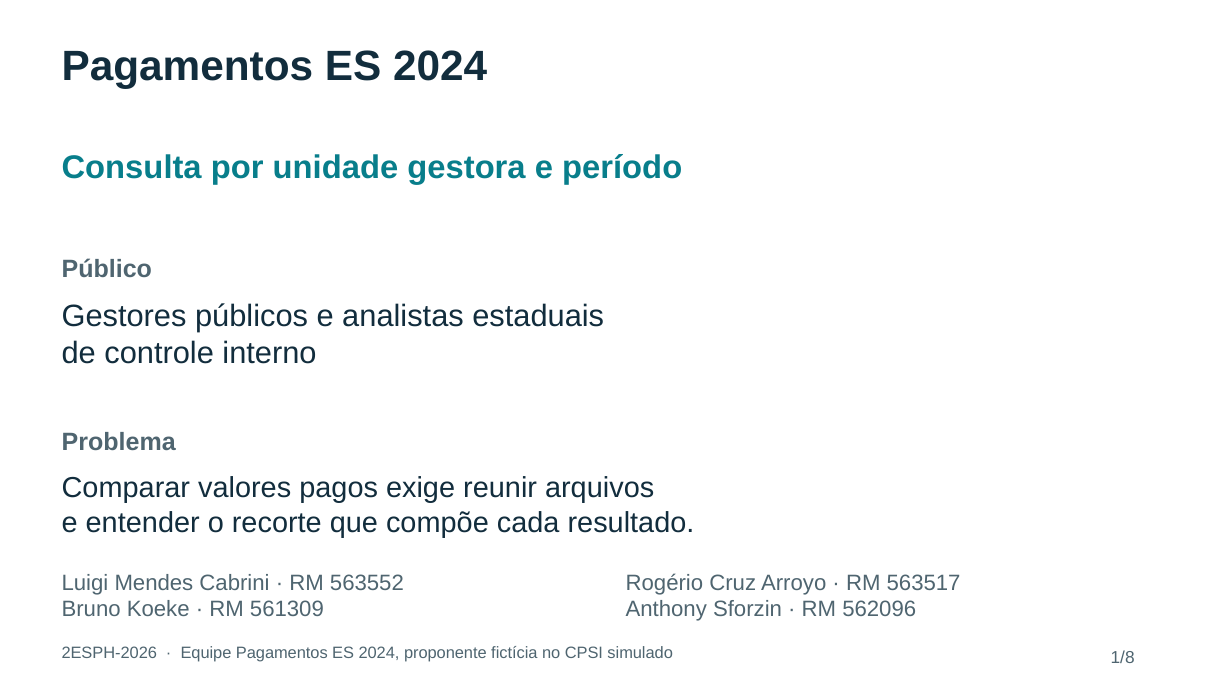
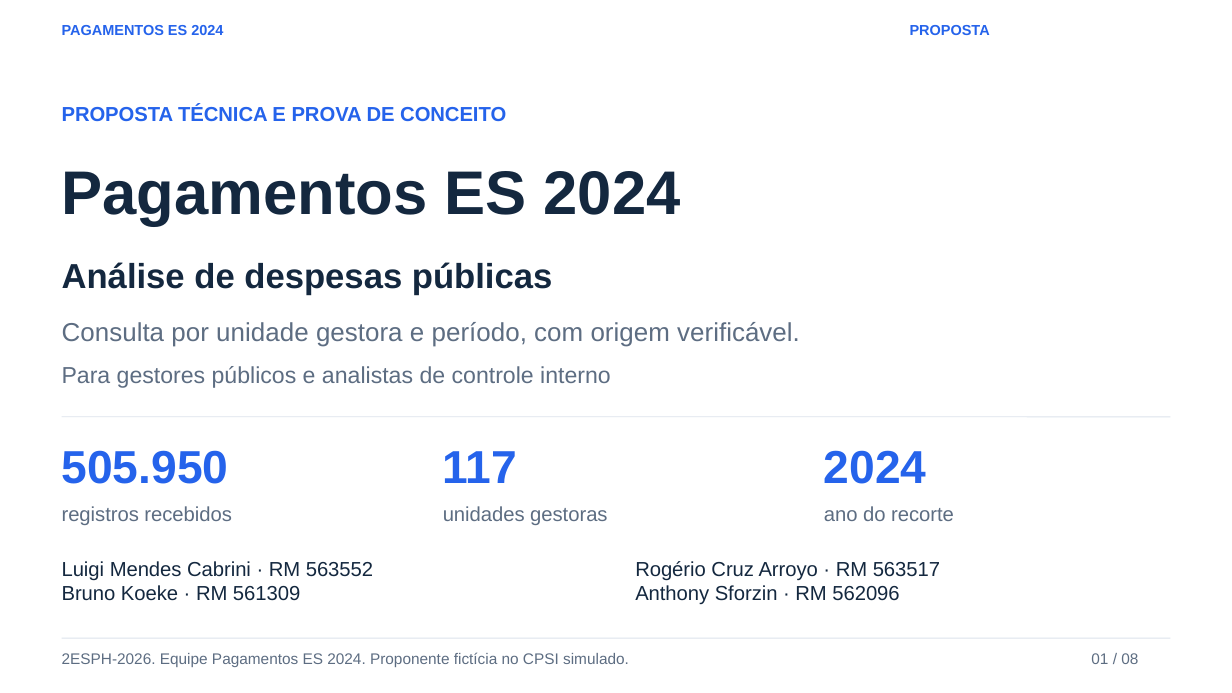
Before and after one commit to Stratfy/cp5-data, a slide deck: slide 1 of docs/apresentacao_pagamentos_es_2024.pptx. Drawn at 1232x693 pixels with LibreOffice and Linux fonts; fonts in the diff are those of the drawing. Boxes give left, top, right and bottom in pixels: in the first picture for what was removed or moved away, otherwise in the second. Text is boxed around its words. In the diff, an @@ line names an element or a change of style, - is before the commit and + after.

```diff
--- a/docs/apresentacao_pagamentos_es_2024.pptx
+++ b/docs/apresentacao_pagamentos_es_2024.pptx
@@ text added at [62, 25, 223, 35], 11.2 pt, text #2563EB, bold @@
+PAGAMENTOS ES 2024
@@ text added at [910, 25, 990, 35], 11.2 pt, text #2563EB, bold @@
+PROPOSTA
@@ text added at [62, 105, 506, 122], 15.8 pt, text #2563EB, bold @@
+PROPOSTA TÉCNICA E PROVA DE CONCEITO
@@ text "Pagamentos ES 2024": place and size @@
-text "Pagamentos ES 2024" at [62, 50, 487, 89]
+text "Pagamentos ES 2024" at [62, 171, 681, 226]
@@ text "Pagamentos ES 2024" at [62, 171, 681, 226]: size 33 to 48 pt, text colour #122D3D to #14283F @@
@@ text removed at [62, 258, 152, 277] @@
-Público
@@ text added at [62, 262, 552, 295], 27 pt, text #14283F, bold @@
+Análise de despesas públicas
@@ text at [62, 322, 800, 347]: text changed; size 25.5 to 20.2 pt; text colour #087E8B to #5D6D82; bold off @@
-Consulta por unidade gestora e período
+Consulta por unidade gestora e período, com origem verificável.
@@ text at [62, 366, 611, 388]: text changed; size 24 to 18 pt; text colour #122D3D to #5D6D82 @@
-Gestores públicos e analistas estaduais
-de controle interno
+Para gestores públicos e analistas de controle interno
@@ line added from (62, 417) to (1171, 417), #DCE3EC 0.75 pt @@
@@ text removed at [62, 432, 176, 451] @@
-Problema
@@ text removed at [62, 476, 695, 537] @@
-Comparar valores pagos exige reunir arquivos
-e entender o recorte que compõe cada resultado.
@@ text added at [62, 450, 229, 484], 36 pt, text #2563EB, bold @@
+505.950
@@ text added at [443, 451, 517, 483], 36 pt, text #2563EB, bold @@
+117
@@ text added at [824, 450, 927, 484], 36 pt, text #2563EB, bold @@
+2024
@@ text added at [62, 506, 231, 525], 15.8 pt, text #5D6D82 @@
+registros recebidos
@@ text added at [443, 506, 607, 525], 15.8 pt, text #5D6D82 @@
+unidades gestoras
@@ text added at [824, 506, 954, 521], 15.8 pt, text #5D6D82 @@
+ano do recorte
@@ text "Luigi Mendes Cabrini · RM ...": place and size @@
-text "Luigi Mendes Cabrini · RM ..." at [62, 574, 404, 616]
+text "Luigi Mendes Cabrini · RM ..." at [62, 561, 373, 601]
@@ text "Luigi Mendes Cabrini · RM ..." at [62, 561, 373, 601]: size 17.2 to 15.8 pt, text colour #4F6570 to #14283F @@
@@ text "Rogério Cruz Arroyo · RM ..." at [635, 561, 940, 604]: size 17.2 to 15.8 pt, text colour #4F6570 to #14283F @@
@@ text "Rogério Cruz Arroyo · RM ...": place and size @@
-text "Rogério Cruz Arroyo · RM ..." at [626, 573, 961, 621]
+text "Rogério Cruz Arroyo · RM ..." at [635, 561, 940, 604]
@@ text at [62, 652, 629, 667]: text changed; size 12.8 to 12 pt; text colour #4F6570 to #5D6D82 @@
-2ESPH-2026 · Equipe Pagamentos ES 2024, proponente fictícia no CPSI simulado
+2ESPH-2026. Equipe Pagamentos ES 2024. Proponente fictícia no CPSI simulado.
@@ line added from (62, 639) to (1171, 639), #DCE3EC 0.75 pt @@
@@ text added at [1091, 653, 1138, 664], 12 pt, text #5D6D82 @@
+01 / 08
@@ text removed at [1111, 650, 1135, 663] @@
-1/8
```
Also in this commit, not shown: 4 other slides changed, 3 slides added, 3 slides removed, 14 other files.
